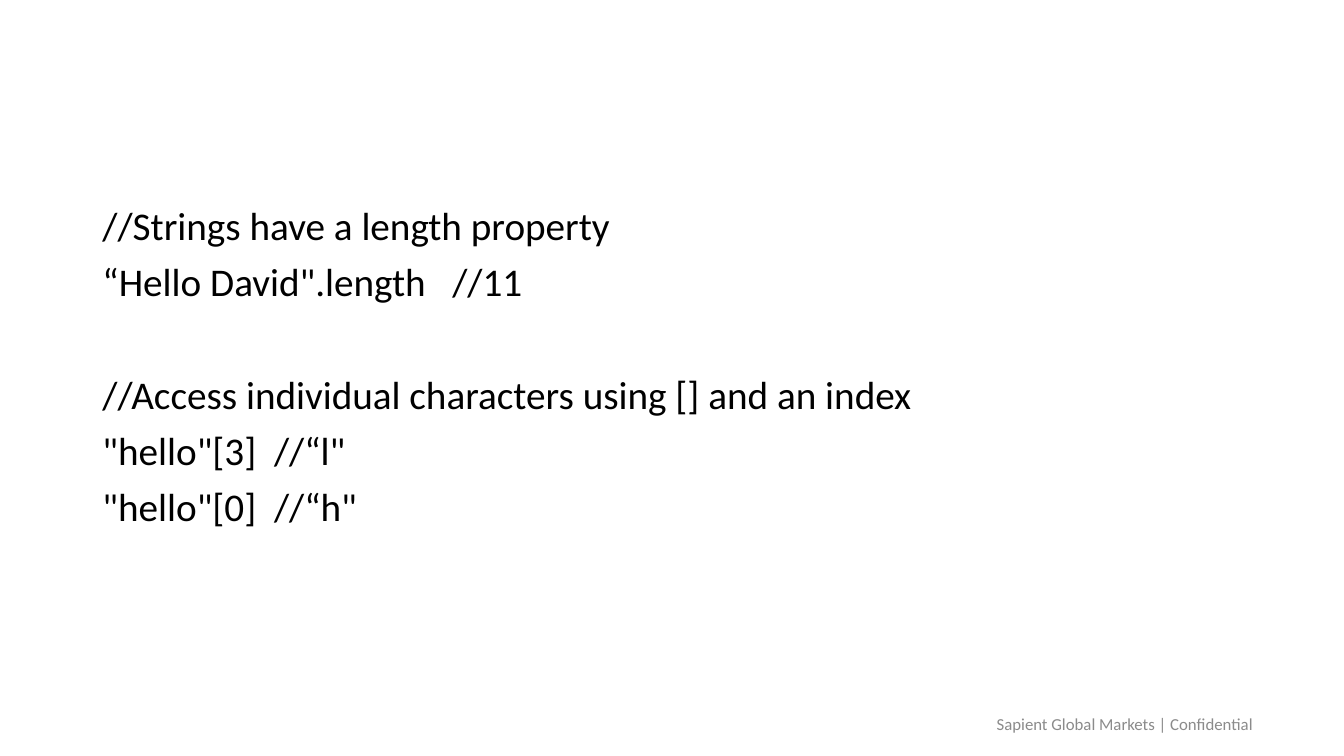
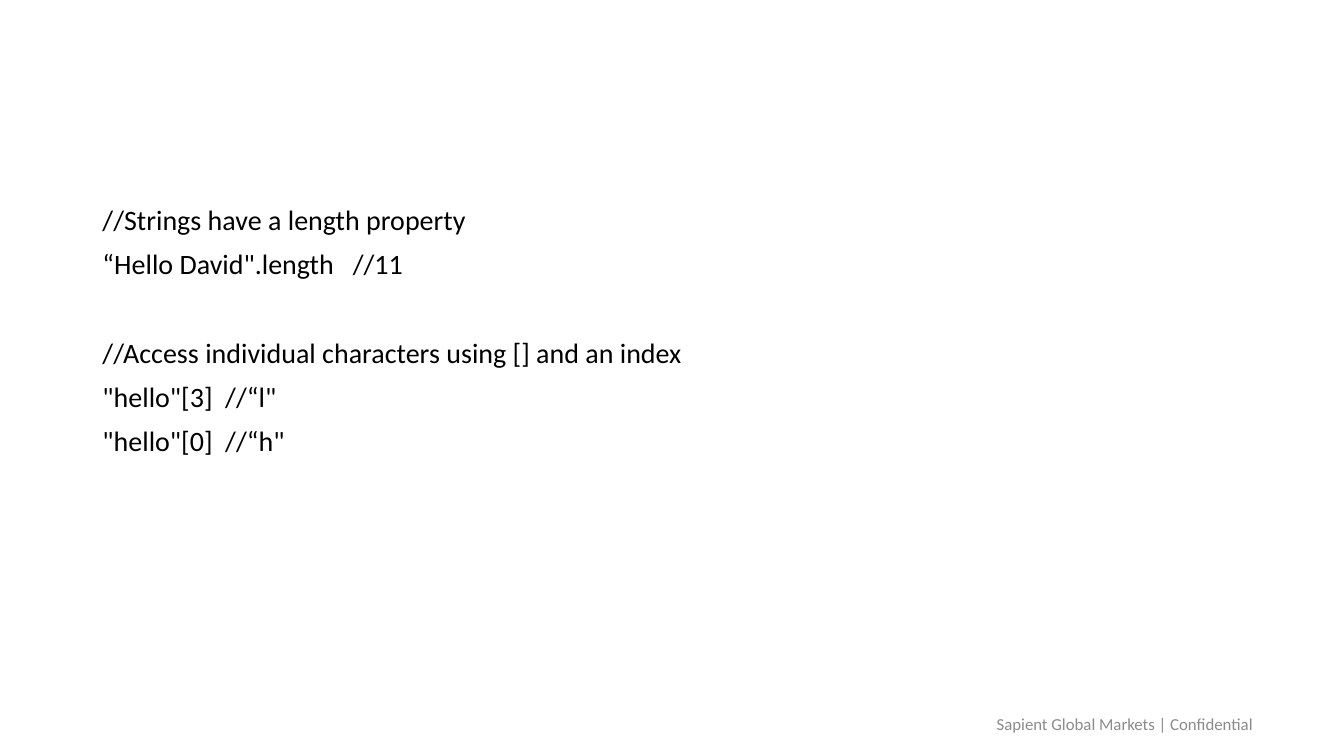
Before and after one commit to himanshu323/demoWebDev, a slide deck: slide 14 of Javascript.pptx. Drawn at 1344x756 pixels with LibreOffice and Linux fonts; fonts in the diff are those of the drawing; background and template pictures are left out. Boxes give left, top, right and bottom in pixels: in the first picture for what was removed or moved away, otherwise in the second. Text is boxed around its words. In the diff, an @@ line names an element or a change of style, - is before the commit and + after.

```diff
--- a/Javascript.pptx
+++ b/Javascript.pptx
@@ text "//Strings have a length property" at [102, 210, 682, 455]: size 28 to 20 pt @@
```
Also in this commit, not shown: 6 other slides changed, 13 slides added, 2 slides removed, 21 other files.
